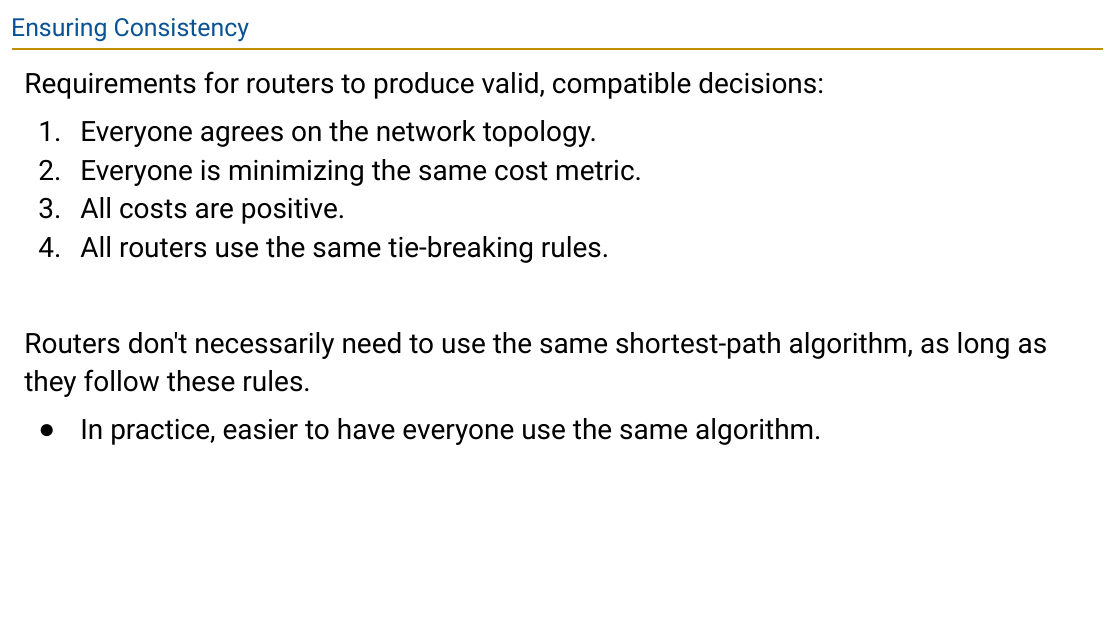
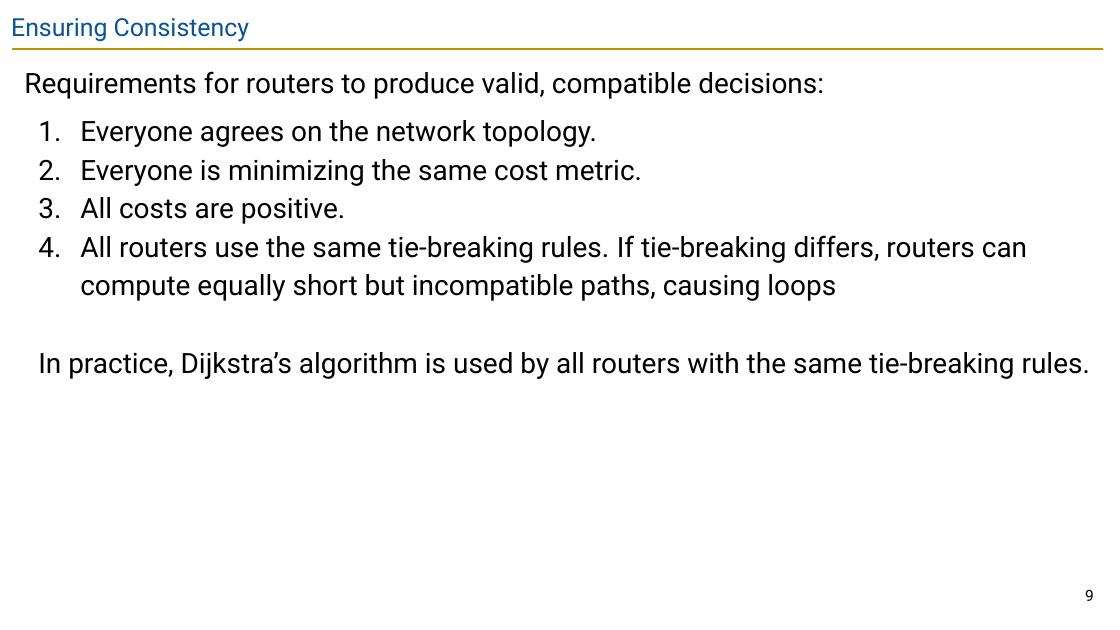
Before and after one commit to guhofstra/CSC175Sp26, a slide deck: slide 9 of PPTs/Lecture 5.3 - Link-State.pptx. Drawn at 1120x630 pixels with LibreOffice and Linux fonts; fonts in the diff are those of the drawing. Boxes give left, top, right and bottom in pixels: in the first picture for what was removed or moved away, otherwise in the second. Text is boxed around its words. In the diff, an @@ line names an element or a change of style, - is before the commit and + after.

```diff
--- a/PPTs/Lecture 5.3 - Link-State.pptx
+++ b/PPTs/Lecture 5.3 - Link-State.pptx
@@ text at (x1=38, y1=235, x2=1090, y2=379): text changed @@
-4. All routers use the same tie-breaking rules.
-Routers don't necessarily need to use the same shortest-path algorithm, as long as they follow these rules.
-● In practice, easier to have everyone use the same algorithm.
+4. All routers use the same tie-breaking rules. If tie-breaking differs, routers can compute equally short but incompatible paths, causing loops
+In practice, Dijkstra’s algorithm is used by all routers with the same tie-breaking rules.
@@ page number added at (x1=1085, y1=589, x2=1094, y2=601), 10 pt, text #000000 @@
+9
```
Also in this commit, not shown: 18 other slides changed, 1 slide added, 5 other files.
